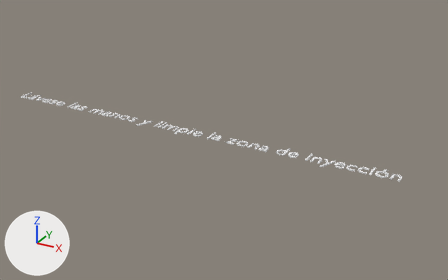
The Blender file Medical/Assets/AR2/Seba/IntroducciónRA2/Texto 3.blend as it was, and as the next commit left it.
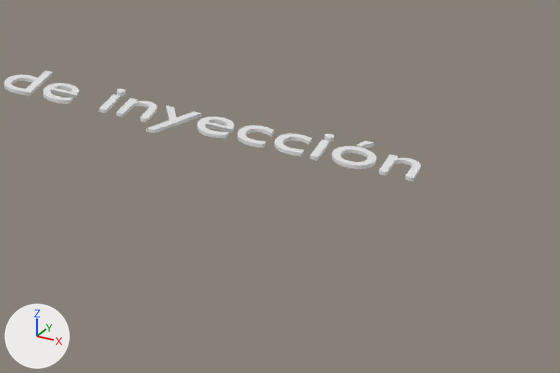
Each version is shown whole from a 50 mm camera at (23.51, -24.05, 19.07) aimed at (11.84, -2.85, 8.46), then close up on the part from 61% to 99% of the width and 45% to 86% of the height. The axes (+X, +Y, +Z) are drawn at lower left. The lights are the same throughout.

Objects in the first close-up: 'Text'.
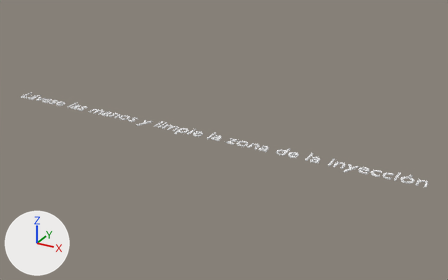
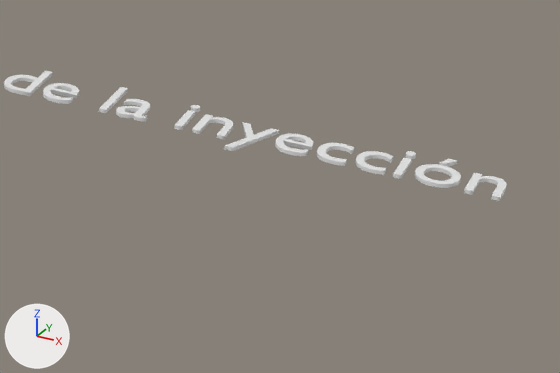
Patch to the scene script:
```diff
--- a/Medical/Assets/AR2/Seba/IntroducciónRA2/Texto 3.blend.py
+++ b/Medical/Assets/AR2/Seba/IntroducciónRA2/Texto 3.blend.py
@@ txt_text @@
 txt_text = bpy.data.curves.new('Text', 'FONT')
-txt_text.body = 'Lávese las manos y limpie la zona de inyección'
+txt_text.body = 'Lávese las manos y limpie la zona de la inyección'
 txt_text.extrude = 0.022
```

Location of each change, [x1, y1, x2, y2] in pixels of the close-ups (560 x 373 px):
'Text', text changed: before [4, 71, 421, 182]; after [4, 71, 506, 201]
